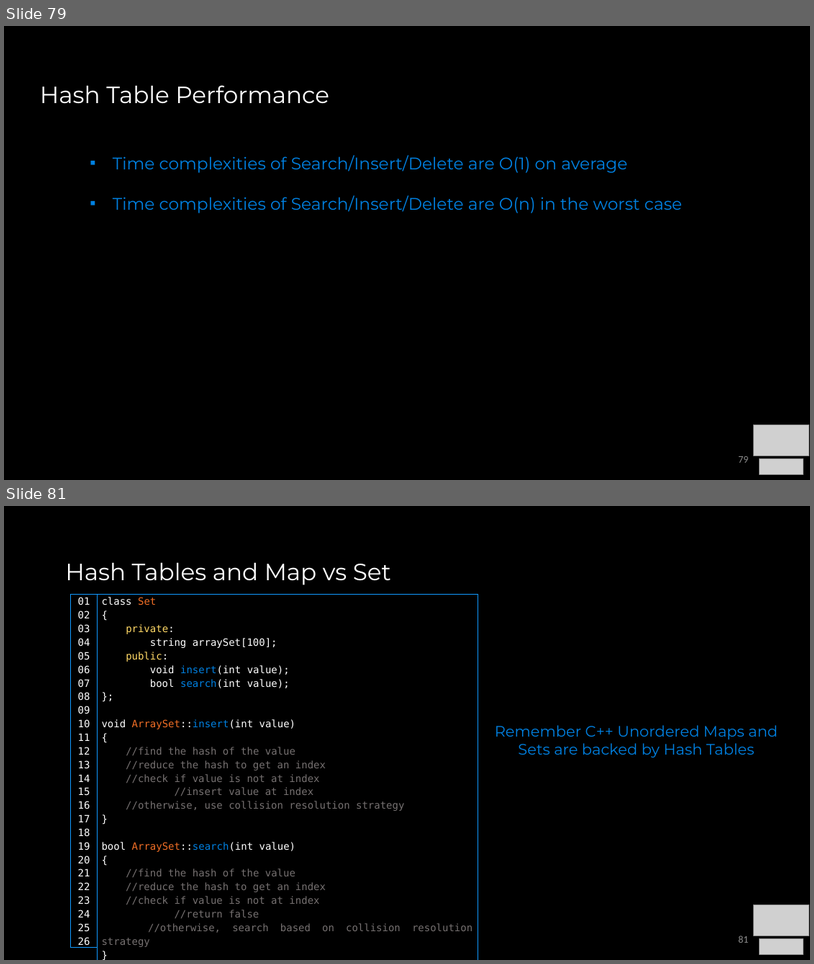
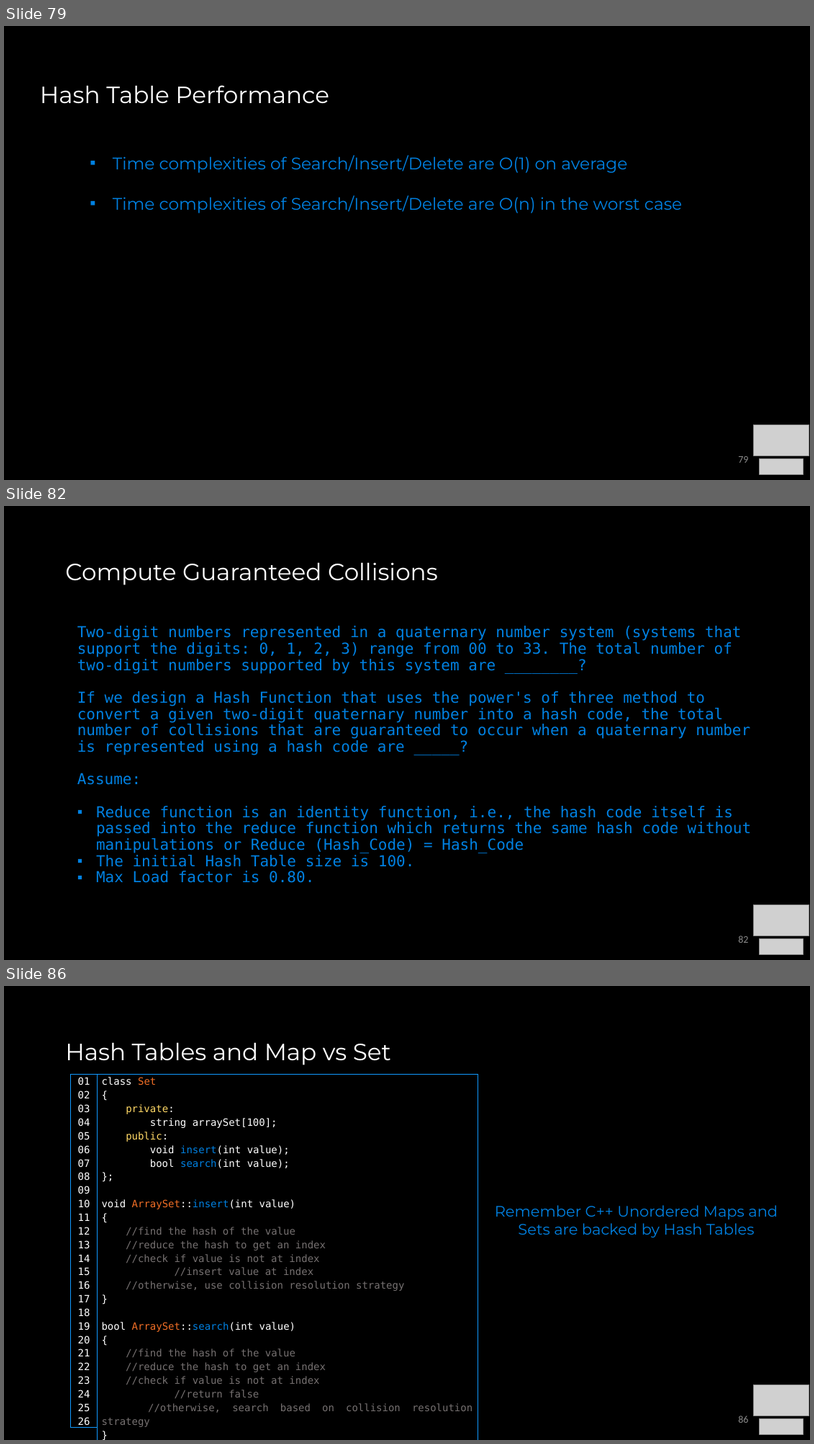
Before and after one commit to COP3530/Instructional-Content, a slide deck: Slides/Slides-PPT/7 - Sets, Maps, HashTables.pptx. Shown one above the other, each under a label of ours: slides 79 and 81 before the commit, slides 79, 82 and 86 after it; the slides between them are not shown. The pictures are 814x964 and 814x1444 pixels, drawn with LibreOffice and Linux fonts; fonts in the diff are those of the drawing; grey boxes stand for pictures. Boxes give left, top, right and bottom in pixels: in the first picture for what was removed or moved away, otherwise in the second. Text is boxed around its words. In the diff, an @@ line names an element or a change of style, - is before the commit and + after.

```diff
--- a/Slides/Slides-PPT/7 - Sets, Maps, HashTables.pptx
+++ b/Slides/Slides-PPT/7 - Sets, Maps, HashTables.pptx
@@ slide 82 added at (4,506,810,960), background #000000 @@
@@ title added at (65,562,438,585), 28 pt, text #FFFFFF @@
+Compute Guaranteed Collisions
@@ text added at (77,626,751,883), 18 pt, text #0081E2 @@
+Two-digit numbers represented in a quaternary number system (systems that support the digits: 0, 1, 2, 3) range from 00 to 33. The total number of two-digit numbers supported by this system are ________?
+If we design a Hash Function that uses the power's of three method to convert a given two-digit quaternary number into a hash code, the total number of collisions that are guaranteed to occur when a quaternary number is represented using a hash code are _____?
+Assume:
+▪ Reduce function is an identity function, i.e., the hash code itself is passed into the reduce function which returns the same hash code without manipulations or Reduce (Hash_Code) = Hash_Code
+▪ The initial Hash Table size is 100.
+▪ Max Load factor is 0.80.
@@ picture added at (754,905,810,936) @@
@@ page number added at (738,935,748,942), 12 pt, text #8C8C8C @@
+82
@@ picture added at (759,939,804,955) @@
@@ what was slide 81 is now slide 86 @@
@@ page number at (738,1415,748,1422): text changed @@
-81
+86
```
Also in this commit, not shown: 1 slide changed, 4 other slides added, 1 other file.
